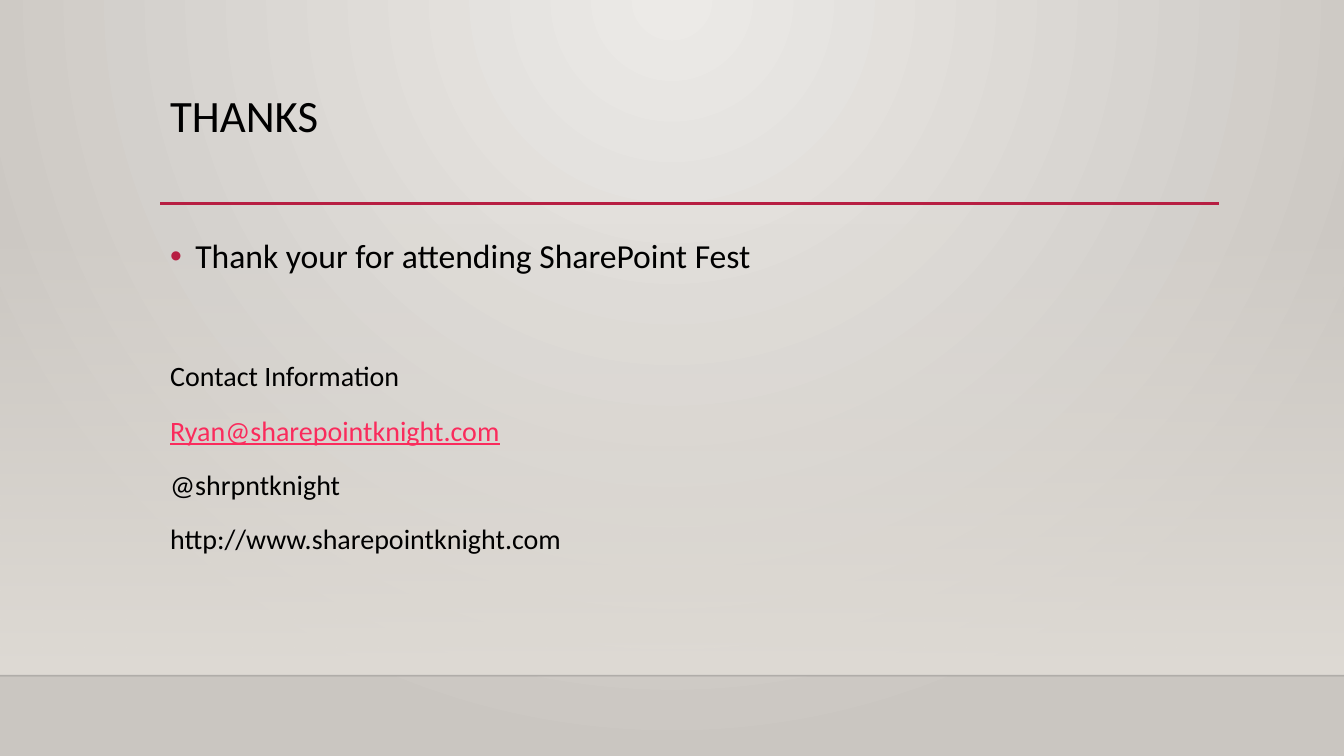
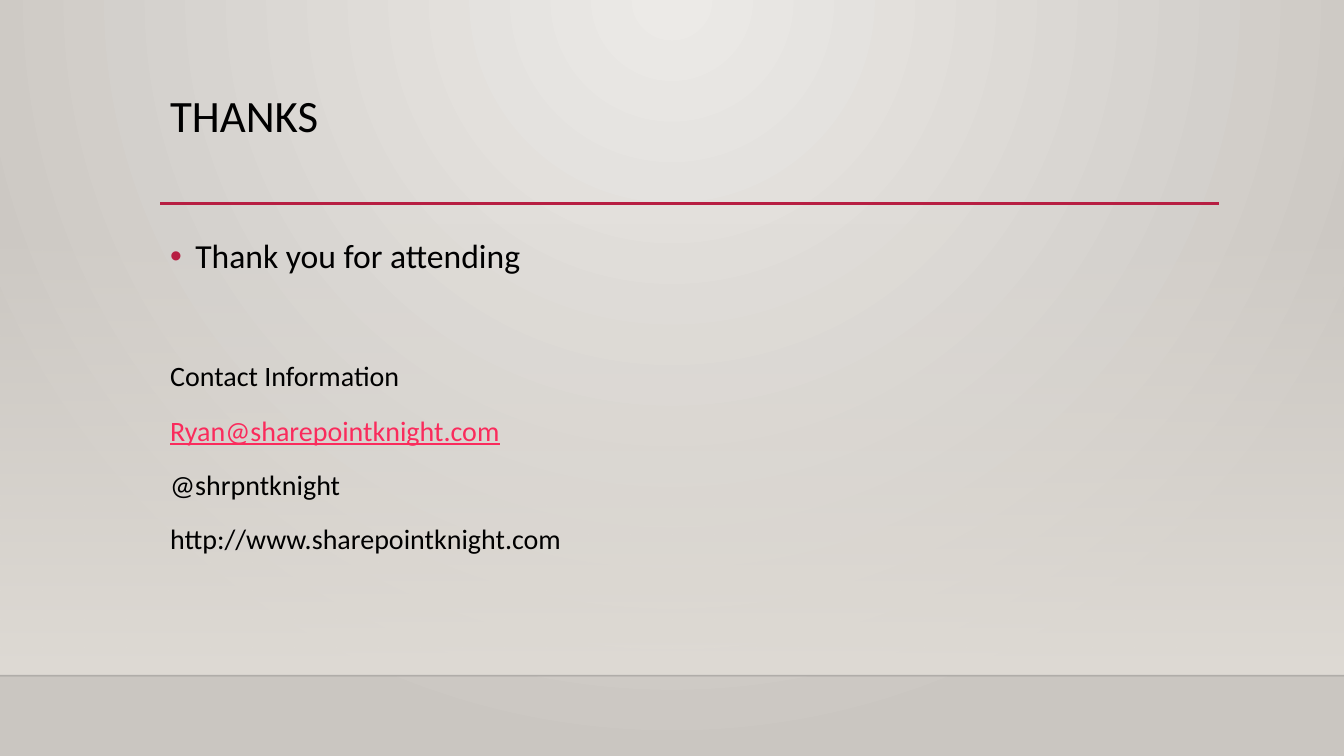
Before and after one commit to sharepointknight/react-demo, a slide deck: slide 23 of Not sure how you should REACT.pptx (slide 20 before the commit). Drawn at 1344x756 pixels with LibreOffice and Linux fonts; fonts in the diff are those of the drawing; background and template pictures are left out. Boxes give left, top, right and bottom in pixels: in the first picture for what was removed or moved away, otherwise in the second. Text is boxed around its words. In the diff, an @@ line names an element or a change of style, - is before the commit and + after.

```diff
--- a/Not sure how you should REACT.pptx
+++ b/Not sure how you should REACT.pptx
@@ text at <box>195,244,520,274</box>: text changed @@
-• Thank your for attending SharePoint Fest
+• Thank you for attending
```
Also in this commit, not shown: 2 other slides changed, 4 slides added, 1 slide removed, 10 other files.
